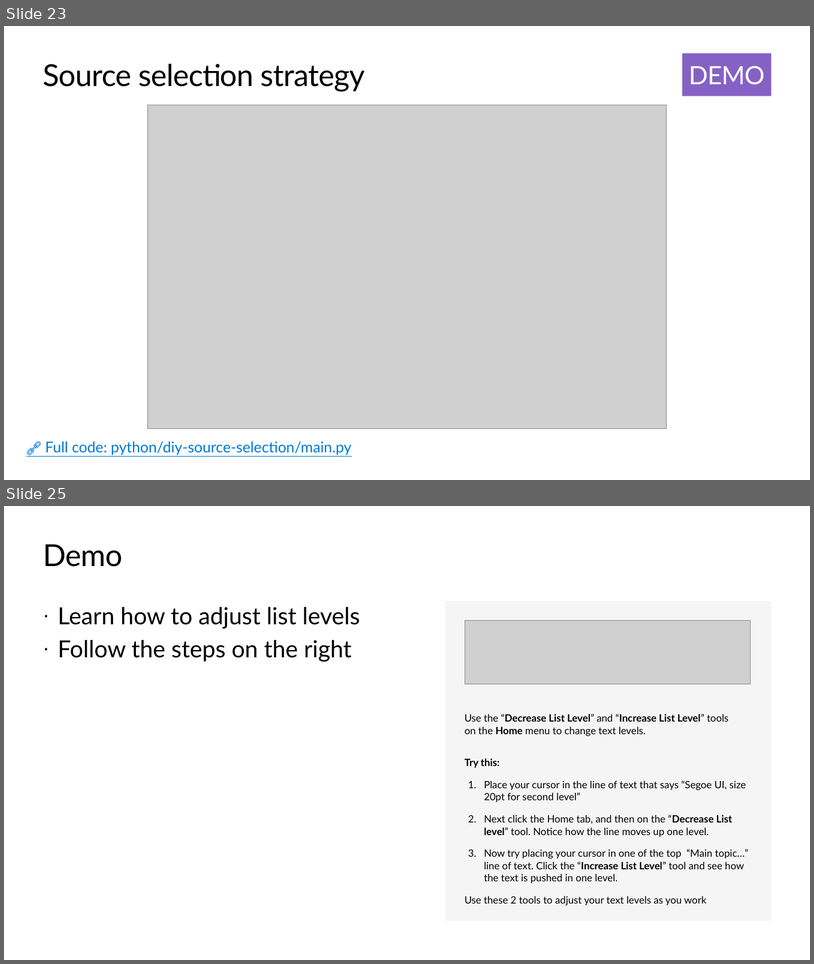
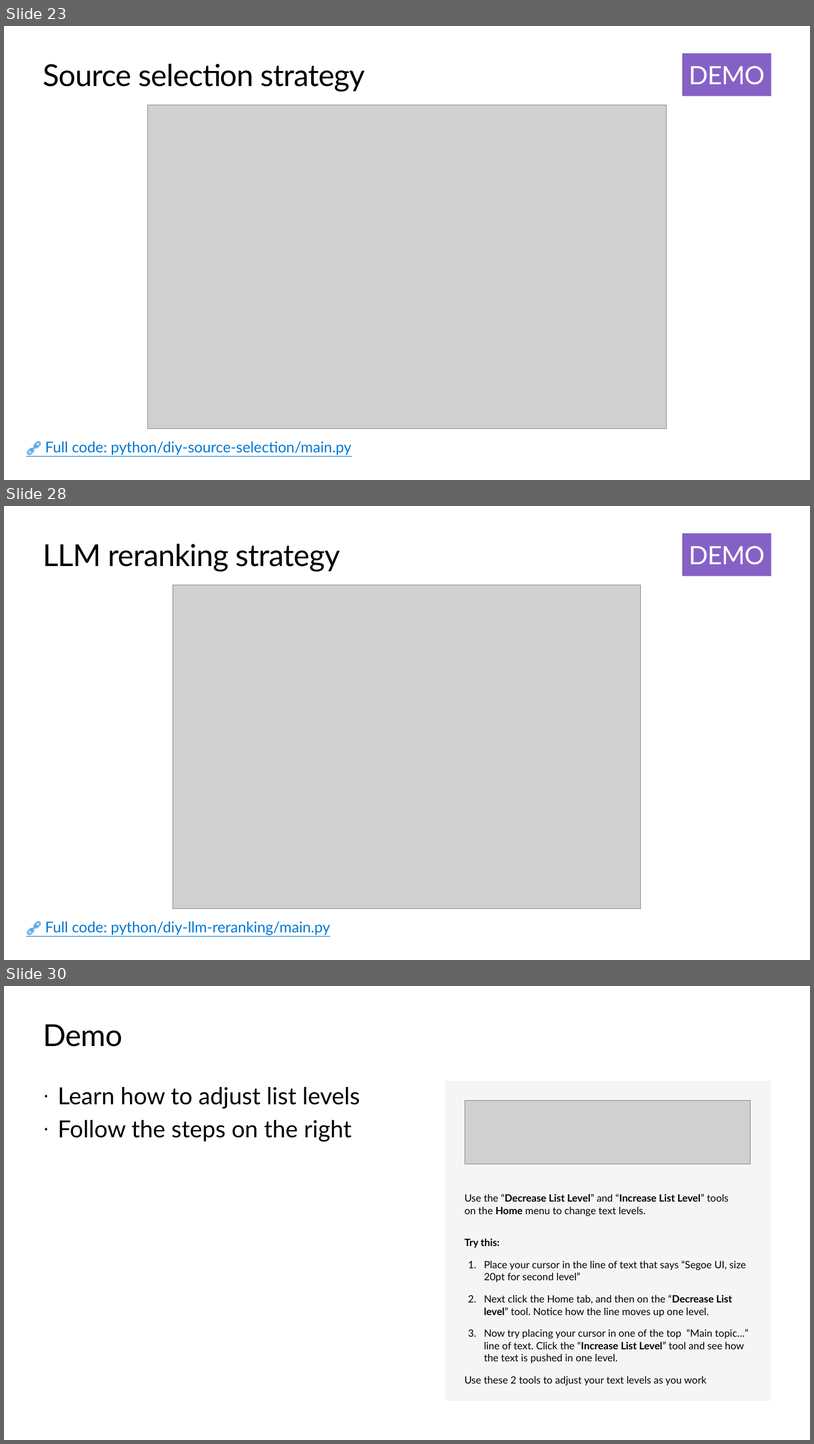
Before and after one commit to microsoft/ignite26-BRK300-building-agentic-retrieval-from-diy-to-foundry-iq, a slide deck: IgniteBRK300-WorkingDeck.pptx. Shown one above the other, each under a label of ours: slides 23 and 25 before the commit, slides 23, 28 and 30 after it; the slides between them are not shown. The pictures are 814x964 and 814x1444 pixels, drawn with LibreOffice and Linux fonts; fonts in the diff are those of the drawing; grey boxes stand for pictures; background and template pictures are left out. Boxes give left, top, right and bottom in pixels: in the first picture for what was removed or moved away, otherwise in the second. Text is boxed around its words. In the diff, an @@ line names an element or a change of style, - is before the commit and + after.

```diff
--- a/IgniteBRK300-WorkingDeck.pptx
+++ b/IgniteBRK300-WorkingDeck.pptx
@@ slide 28 added at [4,506,810,960], background #FFFFFF @@
@@ rectangle added at [683,533,771,576], fill #8661C5, 30 pt, text #FFFFFF @@
+DEMO
@@ title added at [43,544,340,571], 36 pt, text #000000 @@
+LLM reranking strategy
@@ picture added at [173,585,642,908] @@
@@ text added at [45,921,330,935], 17.6 pt, text #0078D4, underline @@
+🔗 Full code: python/diy-llm-reranking/main.py
@@ what was slide 25 is now slide 30 @@
```
Also in this commit, not shown: 2 slides changed, 4 other slides added.
